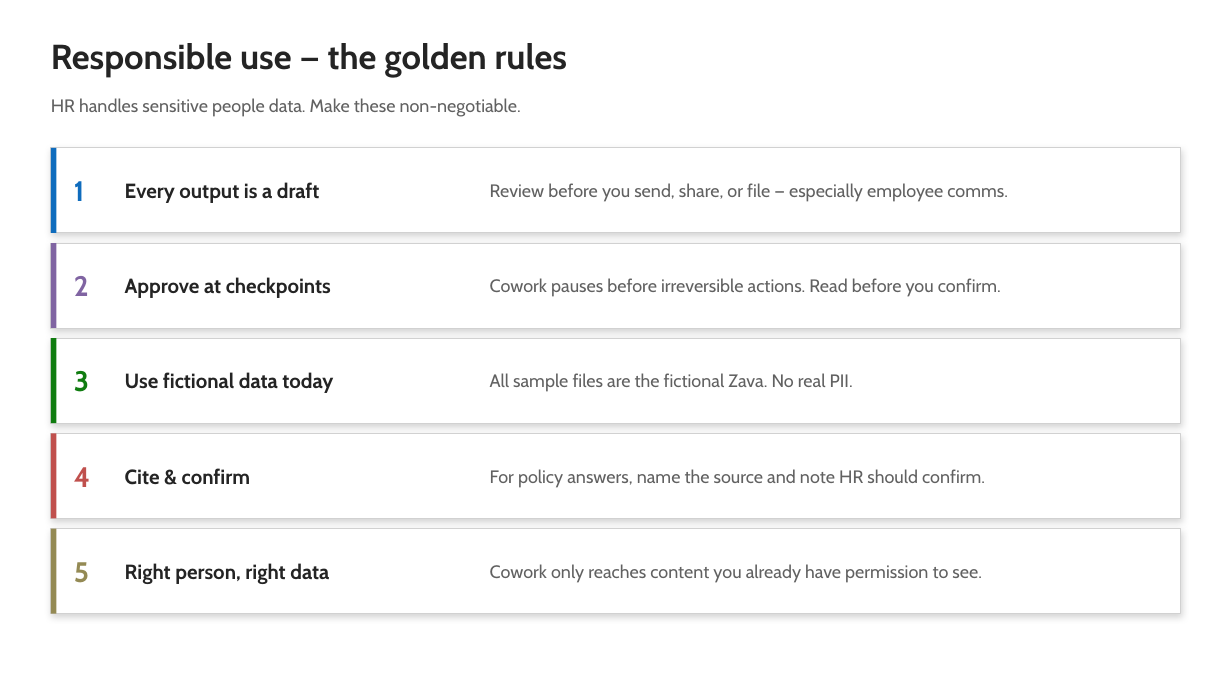
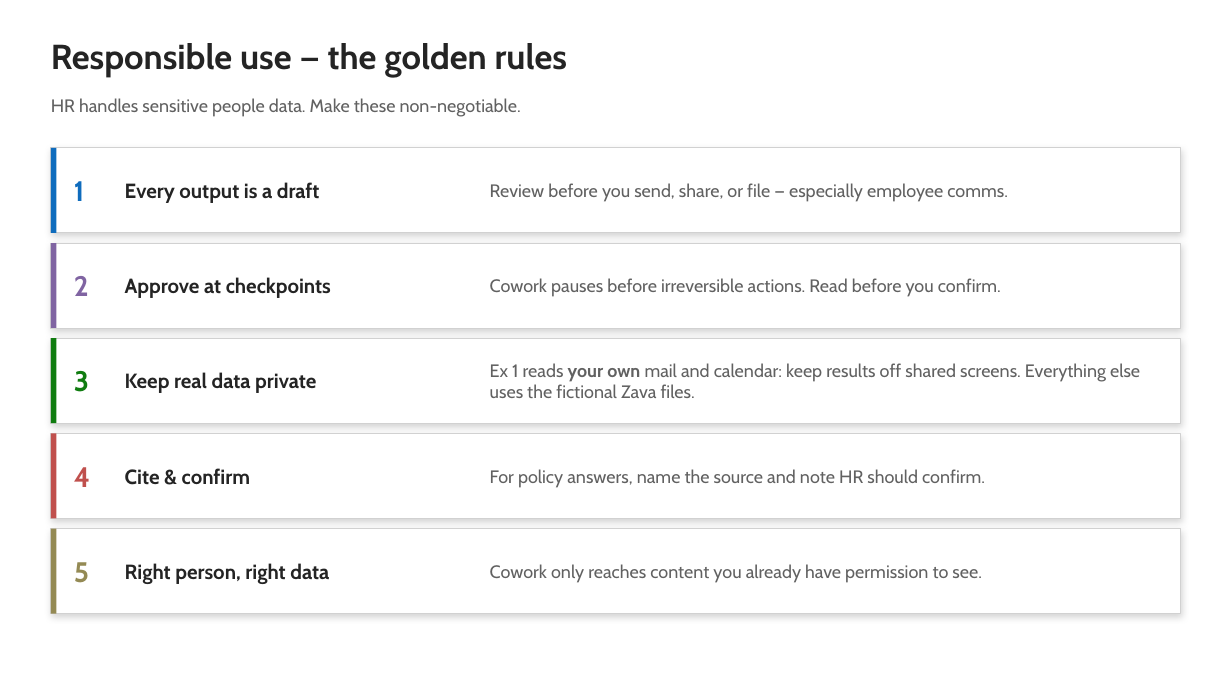
Before and after one commit to ragage/ai_hr_cowork_workshop, a slide deck: slide 13 of instructor/instructor-deck.pptx. Drawn at 1232x693 pixels with LibreOffice and Linux fonts; fonts in the diff are those of the drawing. Boxes give left, top, right and bottom in pixels: in the first picture for what was removed or moved away, otherwise in the second. Text is boxed around its words. In the diff, an @@ line names an element or a change of style, - is before the commit and + after.

```diff
--- a/instructor/instructor-deck.pptx
+++ b/instructor/instructor-deck.pptx
@@ text at box(125, 372, 316, 393): text changed @@
-Use fictional data today
+Keep real data private
@@ text at box(490, 363, 1140, 398): text changed @@
-All sample files are the fictional Zava. No real PII.
+Ex 1 reads your own mail and calendar: keep results off shared screens. Everything else uses the fictional Zava files.
```
Also in this commit, not shown: 24 other slides changed, 44 other files.
